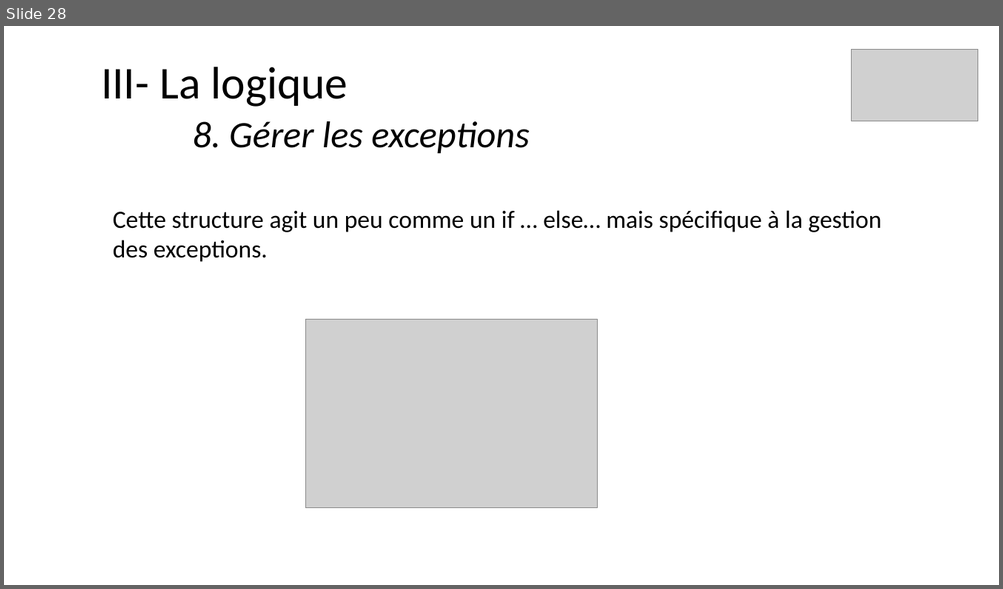
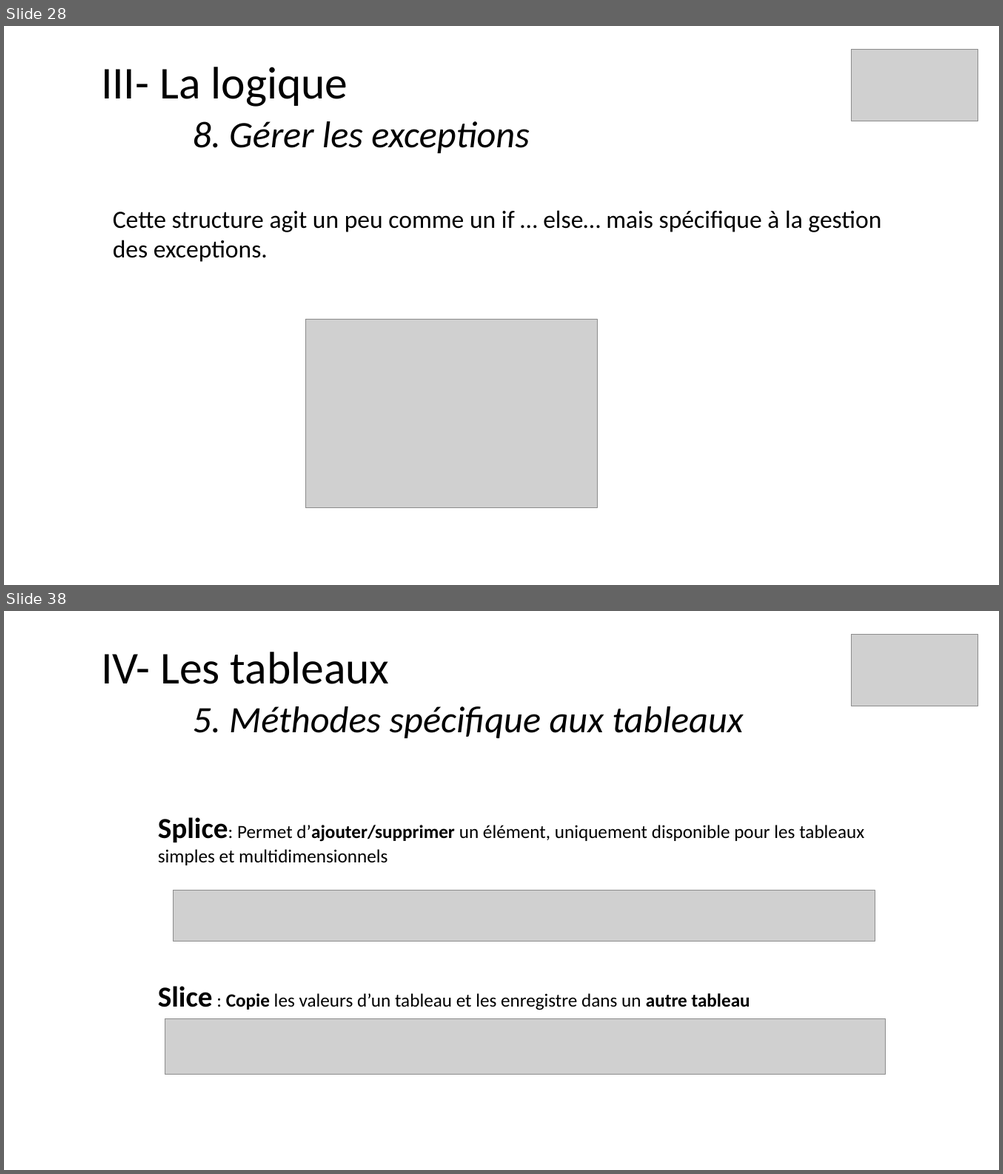
Before and after one commit to ArMb57/JavaScript, a slide deck: cours.pptx. Shown one above the other, each under a label of ours: slide 28 before the commit, slides 28 and 38 after it; the slides between them are not shown. The pictures are 1003x589 and 1003x1174 pixels, drawn with LibreOffice and Linux fonts; fonts in the diff are those of the drawing; grey boxes stand for pictures. Boxes give left, top, right and bottom in pixels: in the first picture for what was removed or moved away, otherwise in the second. Text is boxed around its words. In the diff, an @@ line names an element or a change of style, - is before the commit and + after.

Commit message:
Les tableaux

```diff
--- a/cours.pptx
+++ b/cours.pptx
@@ slide 38 added at [4,611,999,1170], background #FFFFFF @@
@@ title added at [101,652,743,738], 36 pt, text #000000, italic @@
+IV- Les tableaux
+5. Méthodes spécifique aux tableaux
@@ picture added at [851,634,978,706] @@
@@ text added at [158,817,864,1011], 18 pt, text #000000 @@
+Splice: Permet d’ajouter/supprimer un élément, uniquement disponible pour les tableaux simples et multidimensionnels
+Slice : Copie les valeurs d’un tableau et les enregistre dans un autre tableau
@@ picture added at [173,891,876,942] @@
@@ picture added at [165,1019,886,1075] @@
```
Also in this commit, not shown: 19 other slides added, 2 other files.
